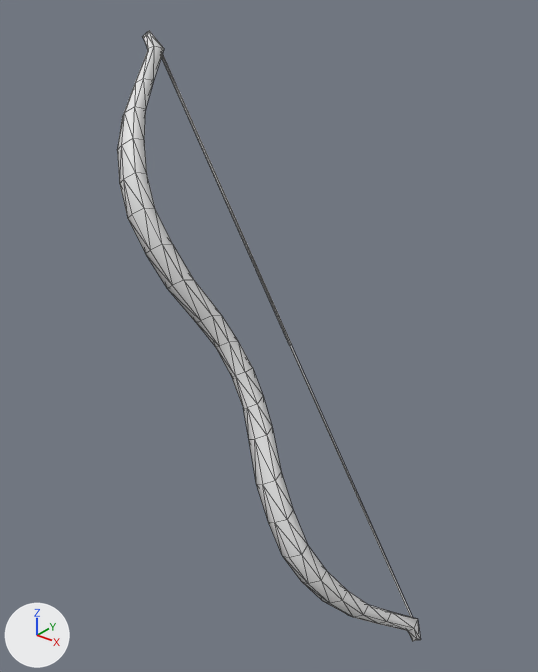
One commit to the glTF model models/bow/bow.glb: the scene before it, then after it.
The view is the same before and after, from a camera (50 mm lens) standing at (8.2, -9.48, 6.81) and looking at (0.08, 0.67, 0.52). Every picture has the same lights, and +X, +Y and +Z are marked at lower left. Mesh edges are drawn as thin lines. Vertices at the same position are counted once.
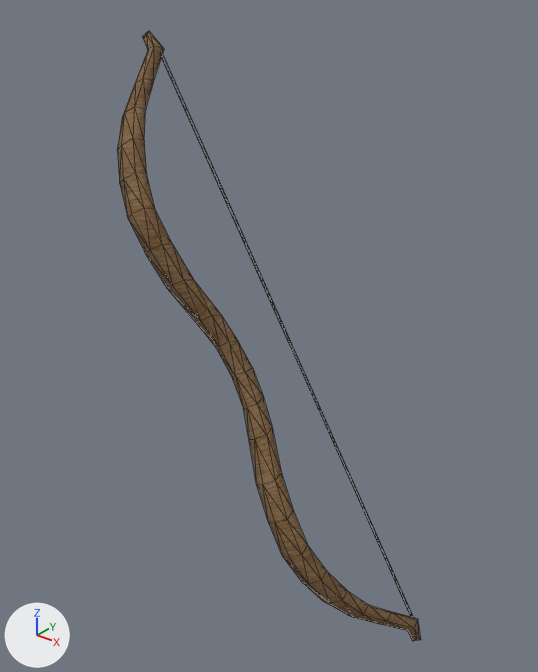
Boxes (x1, y1, x2, y2) around the edits, measured in the pictures (538 x 672 px):
part 1 of me_plane, built on: before (161, 54, 412, 617); after (162, 54, 413, 617)
part 2 of me_plane, recoloured (grey to brown): (117, 31, 421, 642) in both

What changed in the scene script:
```text
Add img_plywood_diff_1k:
    img_plywood_diff_1k = load_image('plywood_diff_1k', '_unpacked/plywood_diff_1k', 1024, 1024, 'sRGB')
Add mat_material:
    mat_material = principled_material('Material')
    mat_material.texture = img_plywood_diff_1k
    mat_material.roughness = 1.0
Add mat_material_001:
    mat_material_001 = principled_material('Material.001')
    mat_material_001.base_color = (0.0237, 0.0237, 0.0237)  # black #2b2b2b
Change me_plane:
    used by ob_plane; location = (0.0, 0.0, 0.0)
    remove me_plane.from_pydata(...)  # 148 vertices, 284 faces; spans x -3.54..3.61, y -0.88..1.52, z -5.79..5.83
    add me_plane.from_pydata(...)  # 152 vertices, 294 faces; spans x -3.54..3.61, y -0.88..1.52, z -5.79..5.83
    me_plane part 1
    6 vertices are removed from x 0.02..3.33, y 1.41..1.46, z -5.41..0.03
    10 faces are deleted
    5 vertices are added at (0.04, 1.41, 0.02), (0.03, 1.41, 0.02), (3.34, 1.41, -5.41), (3.35, 1.41, -5.4), (-3.28, 1.41, 5.44)
    5 new vertices lie (0.0, 0.05, 0.0) away from vertices in x -3.28..3.35, y 1.41, z -5.41..5.44
    8 new faces join them, mat_material (picture img_plywood_diff_1k)
    12 new faces join them, mat_material_001 (black #2a2a2a)
    me_plane part 2: 274 faces spanning x -3.54..3.61, y -0.88..1.52, z -5.79..5.83 switch from no material to mat_material (picture img_plywood_diff_1k)
    add me_plane.materials.append(mat_material_001)  # black #2b2b2b
```
